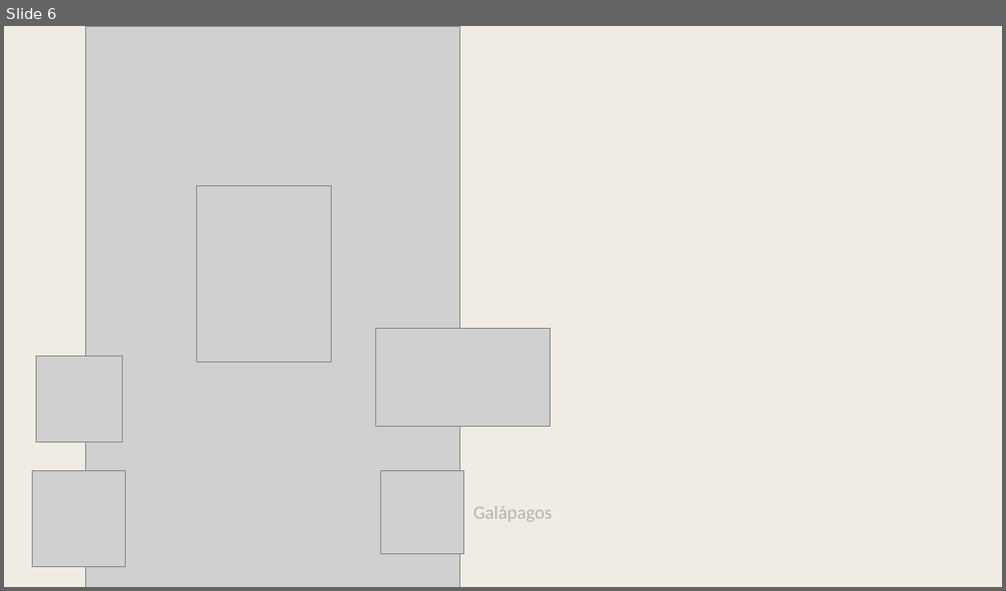
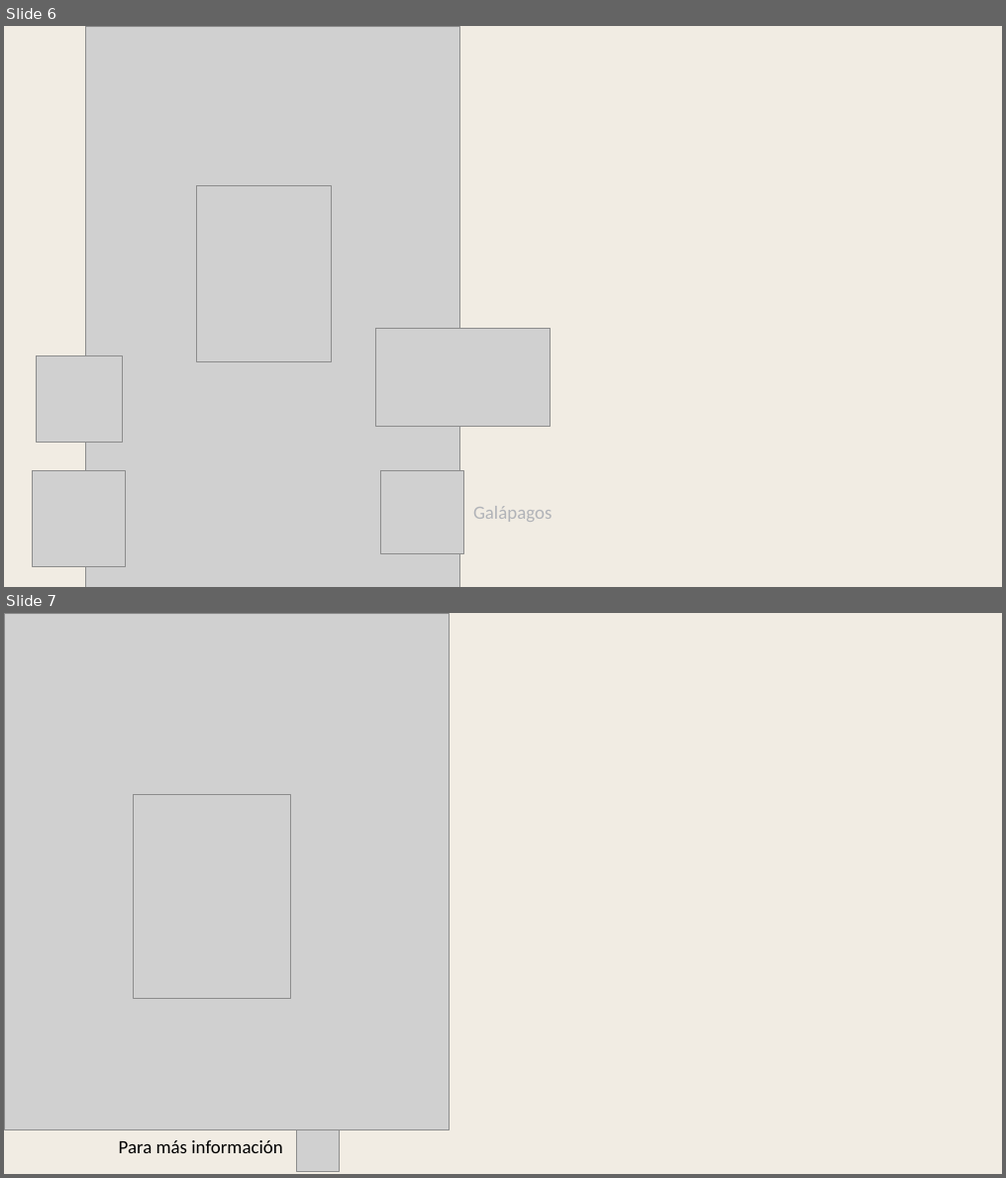
Before and after one commit to srunal/srunal.github.io, a slide deck: imagenes/Invtitation.pptx. Shown one above the other, each under a label of ours: slide 6 before the commit, slides 6 and 7 after it. The pictures are 1006x591 and 1006x1178 pixels, drawn with LibreOffice and Linux fonts; fonts in the diff are those of the drawing; grey boxes stand for pictures. Boxes give left, top, right and bottom in pixels: in the first picture for what was removed or moved away, otherwise in the second. Text is boxed around its words. In the diff, an @@ line names an element or a change of style, - is before the commit and + after.

```diff
--- a/imagenes/Invtitation.pptx
+++ b/imagenes/Invtitation.pptx
@@ slide 7 added at <box>4,613,1002,1174</box>, background #F1ECE3 @@
@@ picture added at <box>4,613,449,1131</box> @@
@@ picture added at <box>134,795,290,999</box> @@
@@ text added at <box>119,1141,282,1154</box>, 18 pt, text #000000 @@
+Para más información
@@ picture added at <box>297,1130,339,1171</box> @@
```
Also in this commit, not shown: 17 other files.
